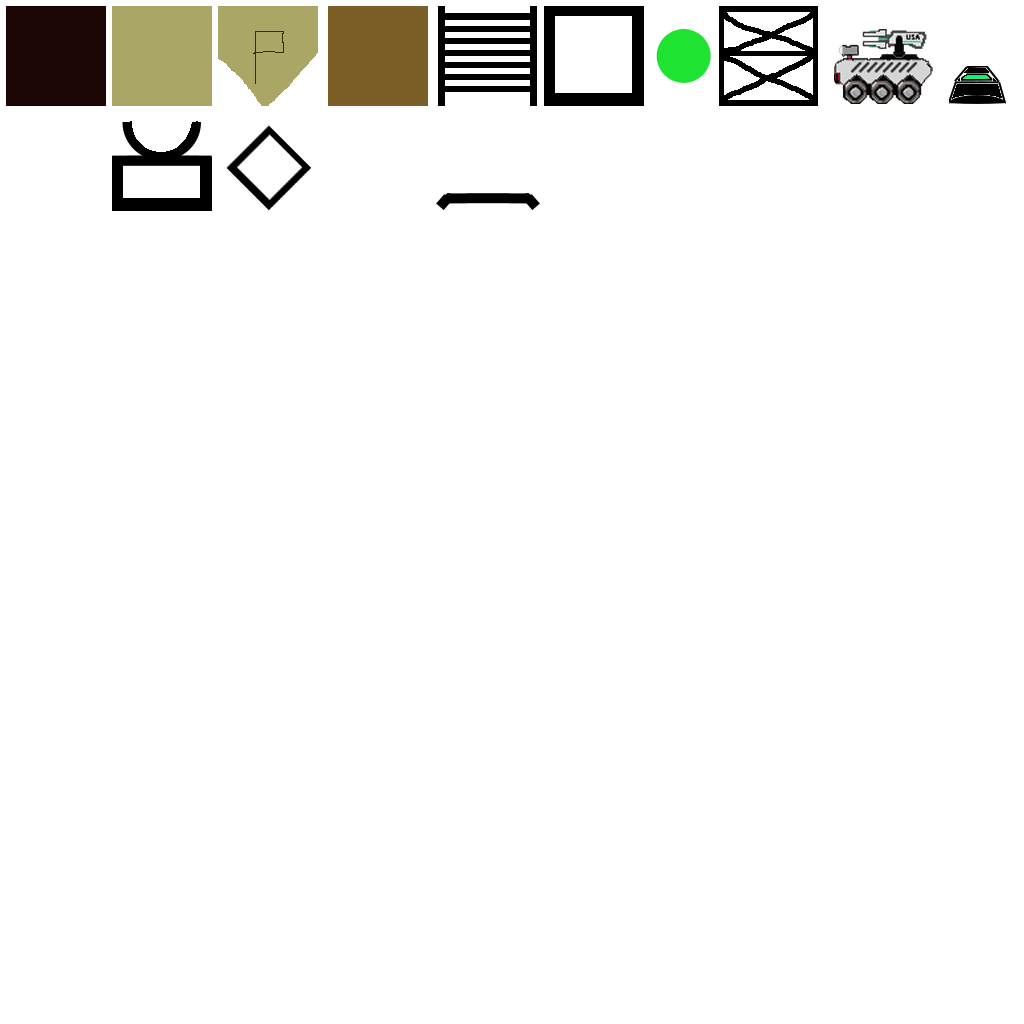
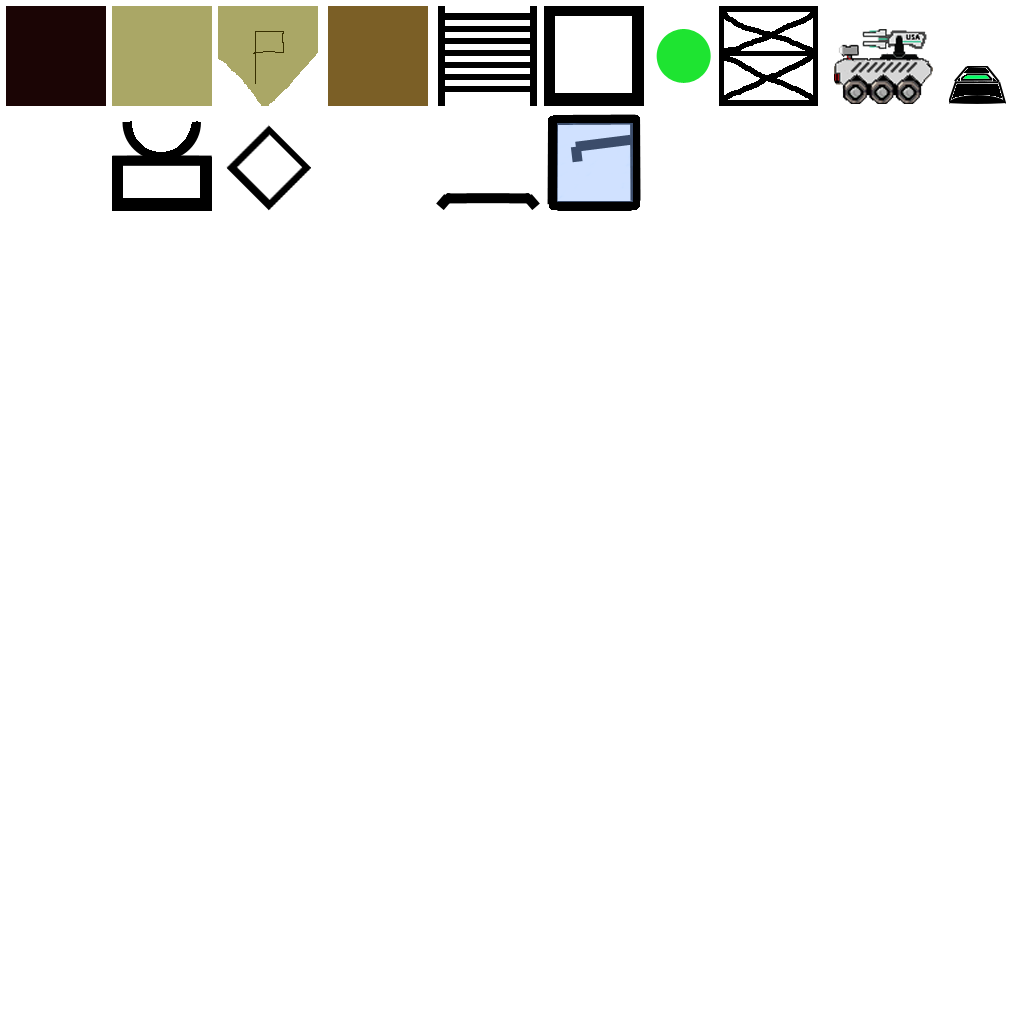
Comparing the layer stacks of the two 1024×1024 images. Changes:
added layer "Replicator" above "quartz" over (547, 114, 641, 211)
